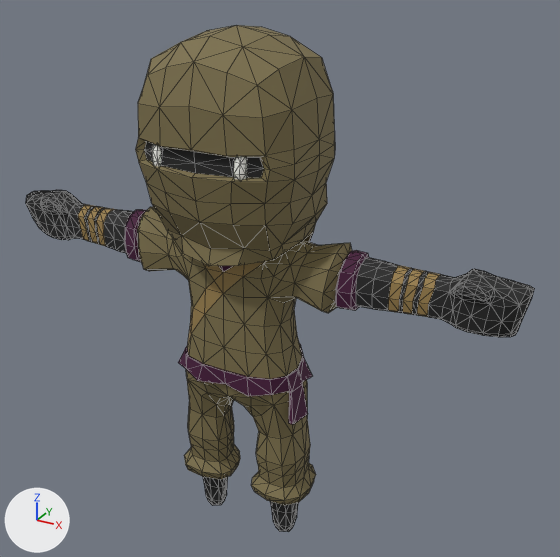
Two versions of the glTF model public/assets/worldstream/rigged/q-sand-ninja.glb, one commit apart.
Before and after are seen from a 50 mm camera at (1.266, -2.028, 2.065) aimed at (0.09, 0.109, 0.996). The axes (+X, +Y, +Z) are drawn at lower left. The lights are the same throughout. The older version comes first. Mesh edges are drawn as thin lines. Where no turn or scale is listed for an object, it has been applied to the vertices. Vertices at exactly the same position are counted once.

Names of what the first picture shows: 'Body'.
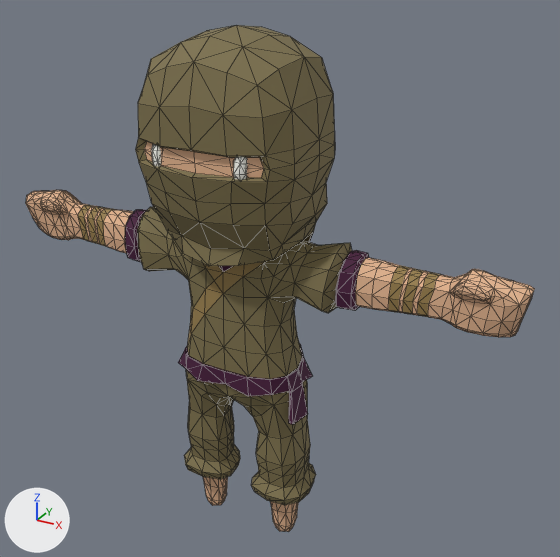
Pixel boxes [x1, y1, x2, y2] of what changed, in the pictures (560 x 557 px):
part 1 of me_cube_004, recoloured
    both: [26, 141, 535, 532]

Edits to the bpy script that builds the scene:
```text
Change me_cube_004:
    where me_cube_004.from_pydata(...)  # 1368 vertices, 2720 faces; spans x -0.94..0.94, y -0.26..0.29, z -0.01..1.82
    used by ob_body; location = (0.002, 0.006, 0.011)
    me_cube_004 part 1: 968 faces centred in x -0.94..0.94, y -0.24..0.08, z -0.01..1.48 are repainted in the vertex colours; the middle colour goes from black #1f1f1f to beige #e3b48f
```
